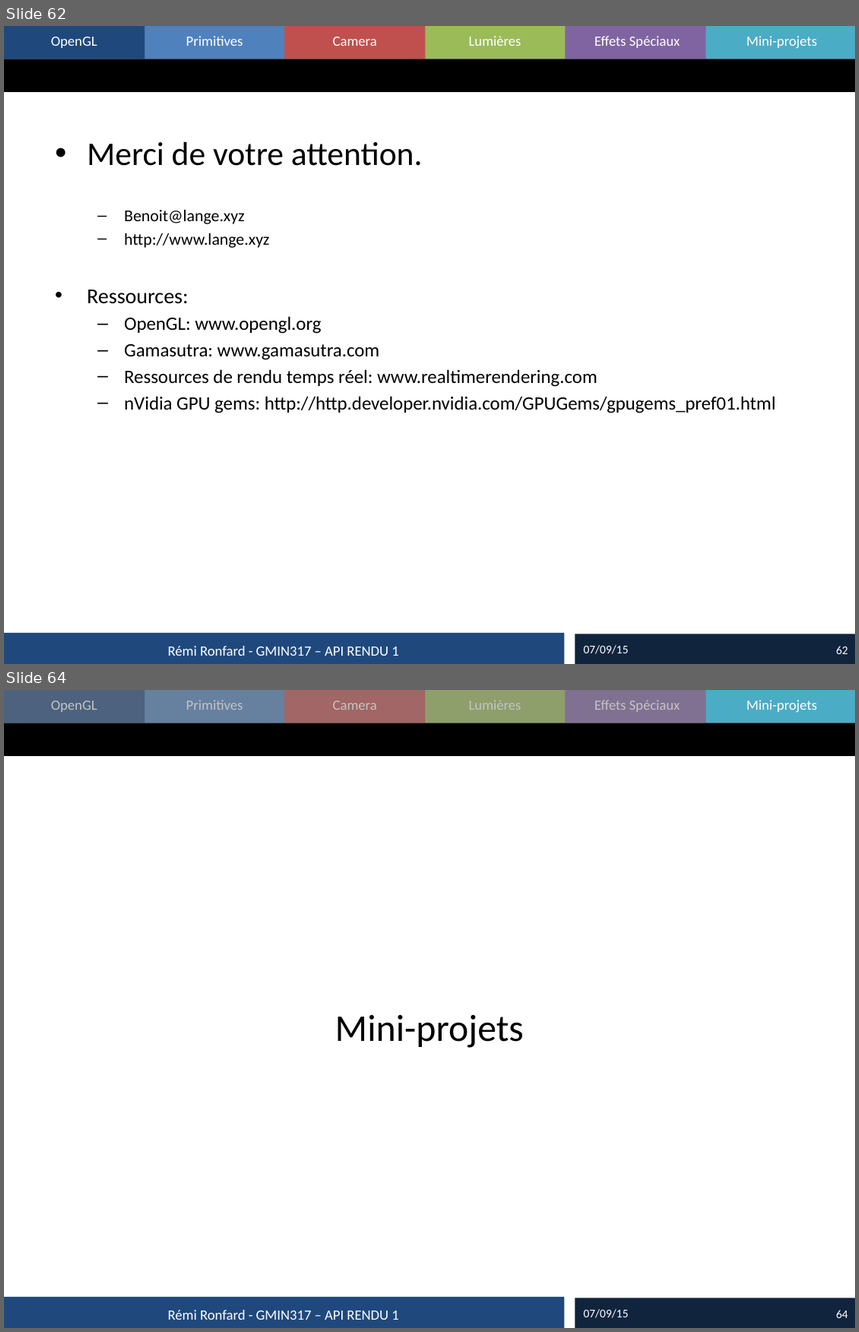
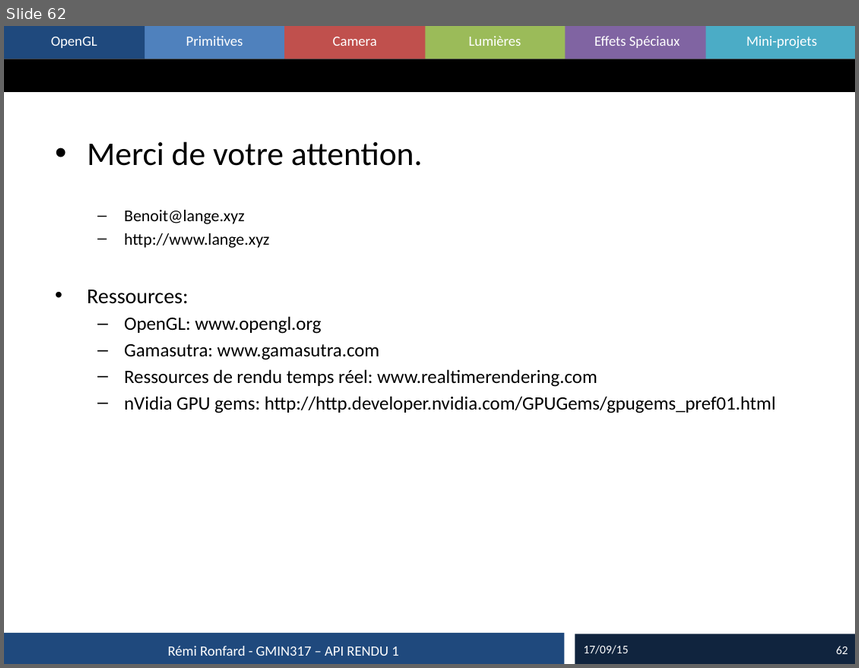
Before and after one commit to imagina-gmin317/imagina-gmin317-2015, a slide deck: remironfard/2015_01_Rendu.pptx. Shown one above the other, each under a label of ours: slides 62 and 64 before the commit, slide 62 after it; the slides between them are not shown. The pictures are 859x1332 and 859x668 pixels, drawn with LibreOffice and Linux fonts; fonts in the diff are those of the drawing. Boxes give left, top, right and bottom in pixels: in the first picture for what was removed or moved away, otherwise in the second. Text is boxed around its words. In the diff, an @@ line names an element or a change of style, - is before the commit and + after.

```diff
--- a/remironfard/2015_01_Rendu.pptx
+++ b/remironfard/2015_01_Rendu.pptx
@@ slide 64 removed at <box>4,690,855,1328</box>, background #FFFFFF; not listed: 15 template elements that a slide beside it also shows @@
@@ rectangle removed at <box>4,690,705,723</box> @@
@@ text removed at <box>335,1015,524,1048</box> @@
-Mini-projets
@@ text removed at <box>168,1310,398,1320</box> @@
-Rémi Ronfard - GMIN317 – API RENDU 1
@@ text removed at <box>584,1309,629,1319</box> @@
-07/09/15
@@ page number removed at <box>836,1310,848,1319</box> @@
-64
@@ slide 62 changed as well @@
@@ text at <box>584,645,629,655</box>: text changed @@
-07/09/15
+17/09/15
```
Also in this commit, not shown: 60 other slides changed, 3 other slides removed.
